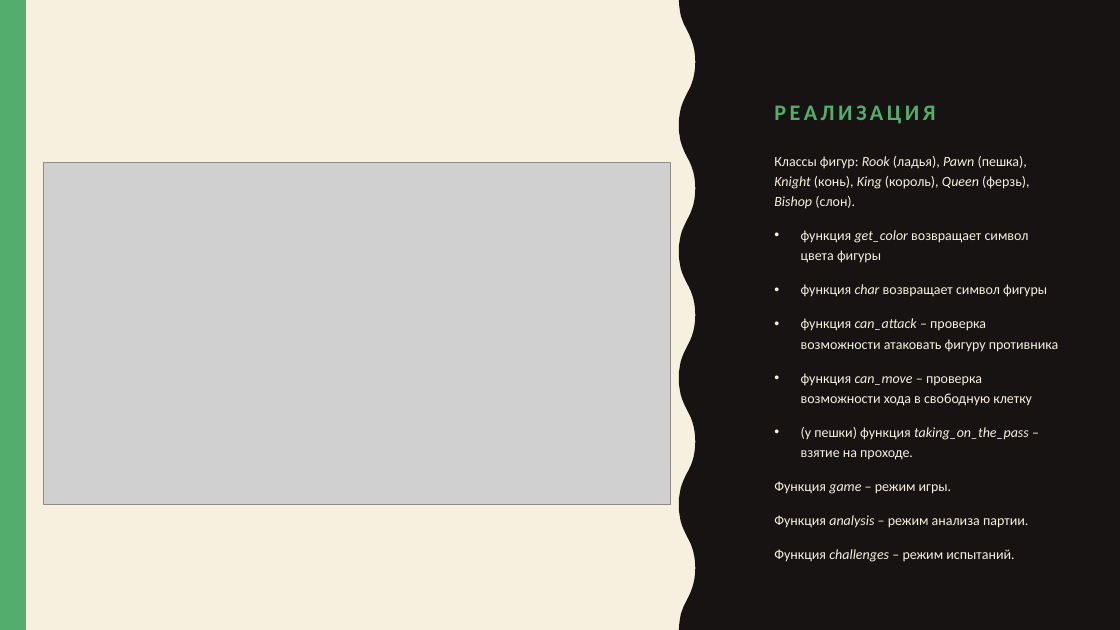
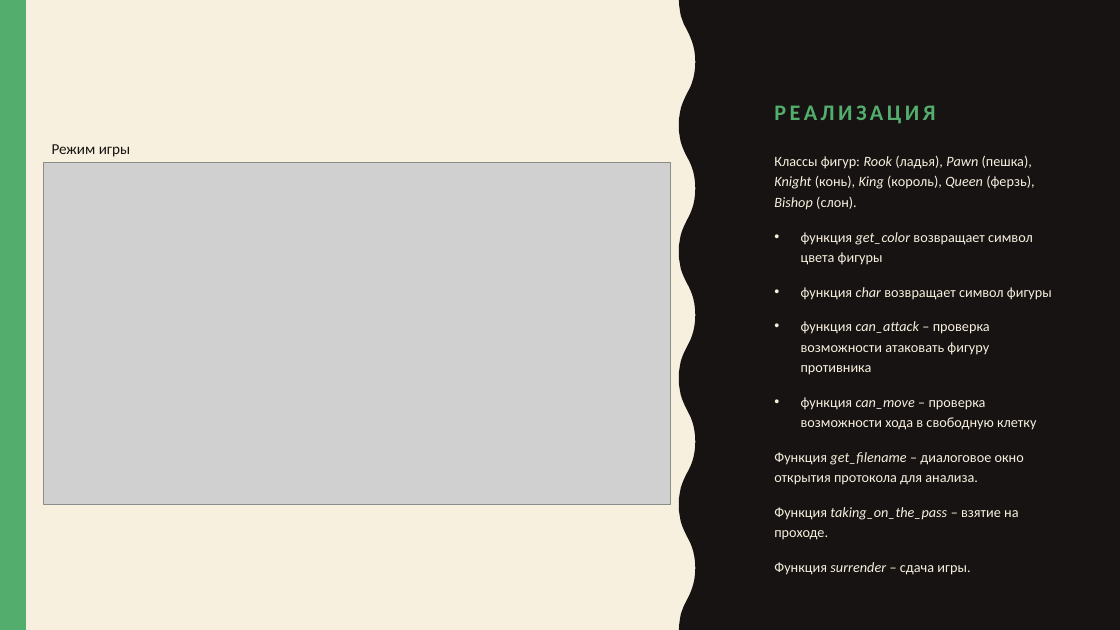
Before and after one commit to Gentlem4n72/Pygame-Chess, a slide deck: slide 4 of Шах и мат.pptx. Drawn at 1120x630 pixels with LibreOffice and Linux fonts; fonts in the diff are those of the drawing; grey boxes stand for pictures. Boxes give left, top, right and bottom in pixels: in the first picture for what was removed or moved away, otherwise in the second. Text is boxed around its words. In the diff, an @@ line names an element or a change of style, - is before the commit and + after.

```diff
--- a/Шах и мат.pptx
+++ b/Шах и мат.pptx
@@ text added at (52, 144, 130, 157), 13 pt, text #171312 @@
+Режим игры
@@ text at (774, 156, 1052, 430): size 12 to 12.2 pt in "Классы фигур: Rook (ладья), Pawn (пешка), Knight ...", "функция get_color возвращает символ цвета фигуры", "функция char возвращает символ фигуры", "функция can_attack – проверка возможности атаковать фигуру ..." and 1 more places @@
@@ text at (774, 452, 1024, 575): text changed; size 12 to 12.2 pt @@
-• (у пешки) функция taking_on_the_pass – взятие на проходе.
-Функция game – режим игры.
-Функция analysis – режим анализа партии.
-Функция challenges – режим испытаний.
+Функция get_filename – диалоговое окно открытия протокола для анализа.
+Функция taking_on_the_pass – взятие на проходе.
+Функция surrender – сдача игры.
```
Also in this commit, not shown: 4 other slides changed, 2 other files.
